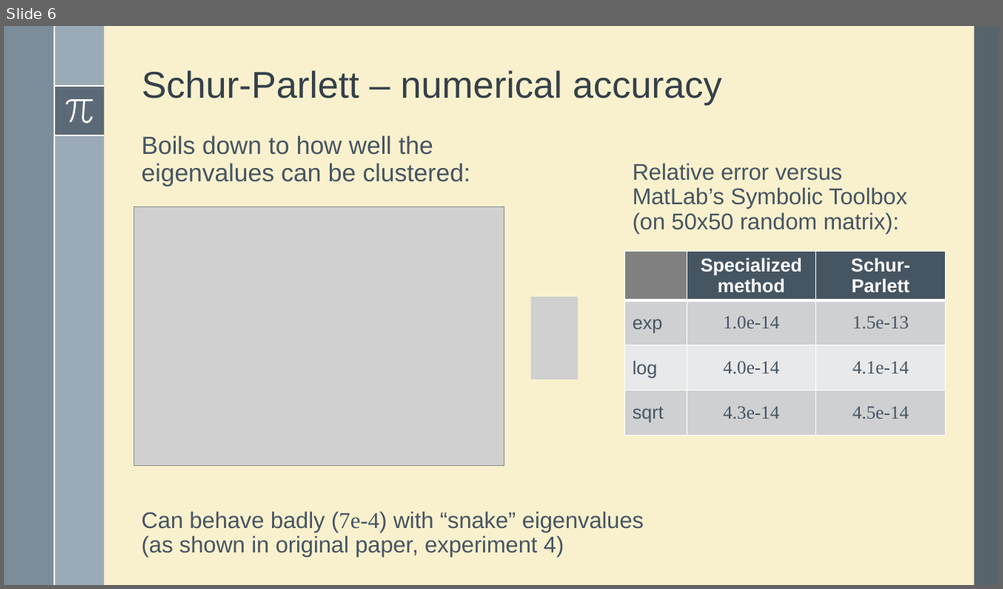
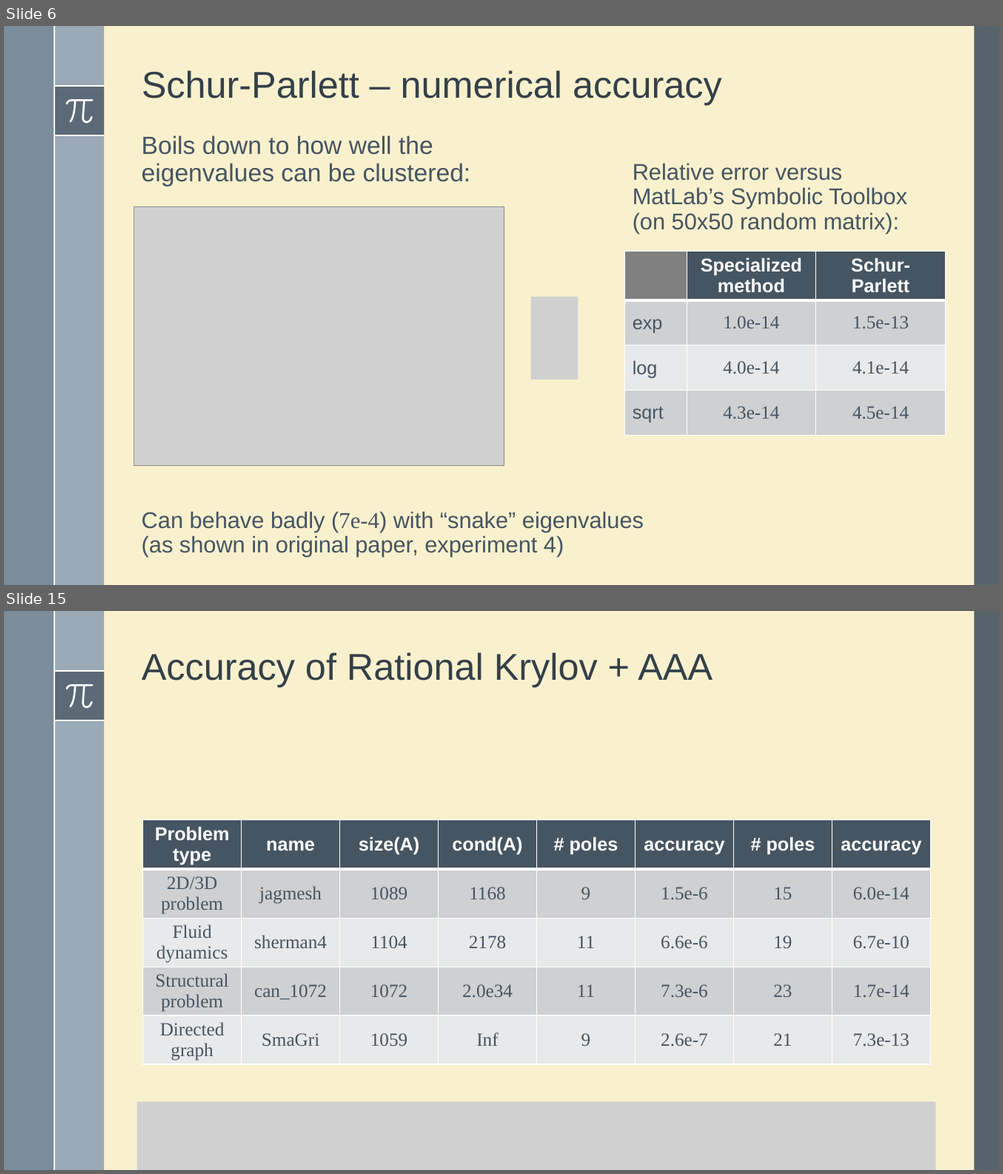
Before and after one commit to robzan8/MatFun.jl, a slide deck: docs/slides pd2ggaln/MatFun.pptx. Shown one above the other, each under a label of ours: slide 6 before the commit, slides 6 and 15 after it; the slides between them are not shown. The pictures are 1003x589 and 1003x1174 pixels, drawn with LibreOffice and Linux fonts; fonts in the diff are those of the drawing; grey boxes stand for pictures. Boxes give left, top, right and bottom in pixels: in the first picture for what was removed or moved away, otherwise in the second. Text is boxed around its words. In the diff, an @@ line names an element or a change of style, - is before the commit and + after.

```diff
--- a/docs/slides pd2ggaln/MatFun.pptx
+++ b/docs/slides pd2ggaln/MatFun.pptx
@@ slide 15 added at [4,611,999,1170], background #F9F1CE; not listed: 8 template elements that a slide beside it also shows @@
@@ title added at [142,652,712,687], 36 pt, text #35404A @@
+Accuracy of Rational Krylov + AAA
@@ table added at [143,820,930,1082], 5 rows, 8 columns @@
+Problem type | name | size(A) | cond(A) | # poles | accuracy | # poles | accuracy
+2D/3D problem | jagmesh | 1089 | 1168 | 9 | 1.5e-6 | 15 | 6.0e-14
+Fluid dynamics | sherman4 | 1104 | 2178 | 11 | 6.6e-6 | 19 | 6.7e-10
+Structural problem | can_1072 | 1072 | 2.0e34 | 11 | 7.3e-6 | 23 | 1.7e-14
+Directed graph | SmaGri | 1059 | Inf | 9 | 2.6e-7 | 21 | 7.3e-13
@@ picture added at [136,1102,935,1170] @@
```
Also in this commit, not shown: 3 slides changed, 6 other slides added, 4 slides removed, 12 other files.
